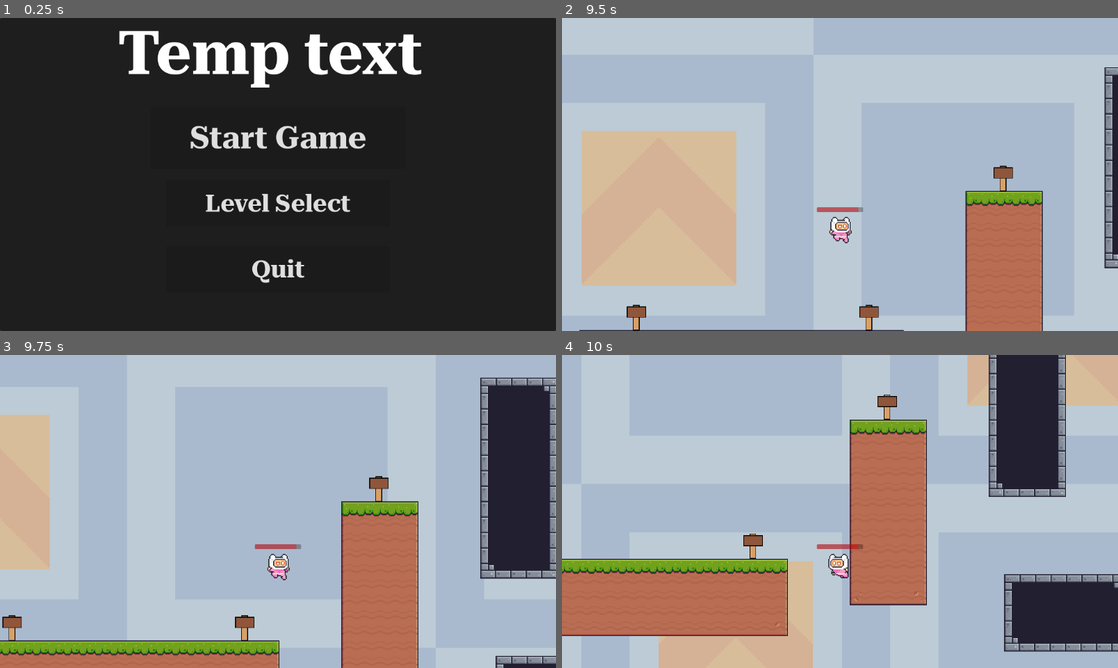
Above: before the commit, frames 1-4 (two rows, left to right).
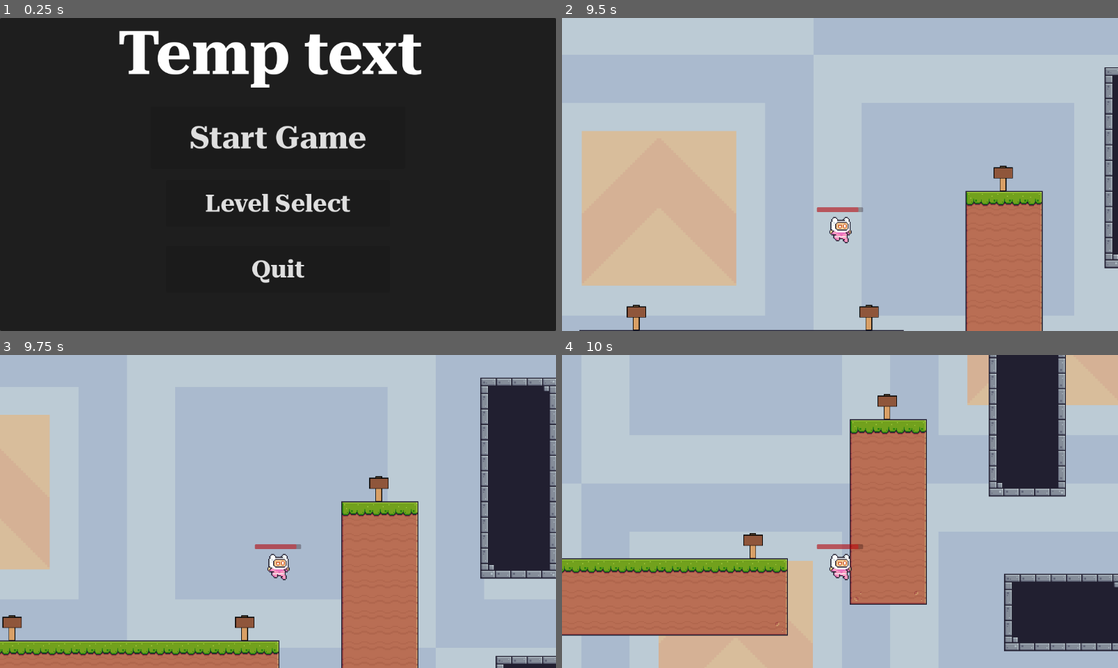
Above: after the commit, the same moments.

Repository: HiggloH/2d_platformer
Game: Godot game, scene res://Managers/Game/game_manager.tscn
The game is run twice, just before and just after one commit, with the same random seed, the same clock (stepped at 60 frames per second) and the same inputs.
Inputs (mouse positions are in pixels of both pictures, inside the frame that each line leads up to):
- Up to frame 1 (0.25 s): no input
- Up to frame 2 (9.5 s): click "Start Game" at 0.5 s; move the mouse to (962, 158) at 1.27 s; press the mouse at (962, 158) at 1.28 s; hold D (right) 1.28-2.78 s; tap Space (jump) at 1.52, 1.55, 1.82, 2.1, 2.27, 2.57, 3.05, 3.77, 4.07, 4.52, 4.55, 4.82, 5.1, 5.27, 5.57, 6.05, 6.77, 7.07, 7.52, 7.55, 7.82, 8.1, 8.27, 8.57, 9.05 s; move the mouse to (728, 190) at 2.02 s; release the mouse at (728, 190) at 2.03 s; click (728, 190) at 2.3 s; move the mouse to (895, 105) at 2.77 s; press the mouse at (895, 105) at 2.78 s; hold A (left) 2.78-3.53 s; move the mouse to (812, 237) at 3.52 s; release the mouse at (812, 237) at 3.53 s; hold D (right) 3.53-5.03 s; tap E (use) at 3.6, 6.6 s; click (812, 237) at 3.8 s; move the mouse to (1006, 221) at 4.27 s; press the mouse at (1006, 221) at 4.28 s; move the mouse to (673, 127) at 5.02 s; release the mouse at (673, 127) at 5.03 s; hold A (left) 5.03-5.78 s; click (673, 127) at 5.3 s; move the mouse to (867, 174) at 5.77 s; press the mouse at (867, 174) at 5.78 s; hold D (right) 5.78-6.53 s; move the mouse to (756, 96) at 6.52 s; release the mouse at (756, 96) at 6.53 s; hold A (left) 6.53-8.03 s; click (756, 96) at 6.8 s; move the mouse to (962, 158) at 7.27 s; press the mouse at (962, 158) at 7.28 s; move the mouse to (728, 190) at 8.02 s; release the mouse at (728, 190) at 8.03 s; hold D (right) from 8.03 s (still down); click (728, 190) at 8.3 s; move the mouse to (895, 105) at 8.77 s; press the mouse at (895, 105) at 8.78 s
- Up to frame 3 (9.75 s): keep holding D (right); move the mouse to (250, 574) at 9.52 s; release the mouse at (250, 574) at 9.53 s; tap E (use) at 9.6 s
- Up to frame 4 (10 s): keep holding D (right); tap Space (jump) at 9.77 s; click (812, 574) at 9.8 s

Frames 1-3 are identical in both runs. In frame 4, 2.3% of the frame differs, in the area x 0-100%, y 0-95%.

Commit message:
kinda hurt function

Diff:
--- a/Enemies/Boss/Skeleton/skeleton_boss.gd
+++ b/Enemies/Boss/Skeleton/skeleton_boss.gd
@@ -25,6 +25,7 @@
 var player_direction: int = 0
 
 var move_speed: int = 15000
+var health: int = 350
 
 func change_state(new_state: States):
 	velocity = Vector2.ZERO
@@ -77,7 +78,7 @@
 		change_state(States.Idle)
 
 func attack(delta: float):
-	#Move to the player
+	#Choose attack and move close to the player
 	pass
 
 func attack_2():
@@ -85,3 +86,10 @@
 
 func attack_1():
 	attack_area_1.monitorable = true
+
+func hurt(hurt_damage: int):
+	health -= hurt_damage
+	print(health)
+
+	if health <= 0:
+		queue_free()
--- a/Enemies/Boss/Skeleton/skeleton_boss.tscn
+++ b/Enemies/Boss/Skeleton/skeleton_boss.tscn
@@ -268,6 +268,10 @@
 
 [sub_resource type="RectangleShape2D" id="RectangleShape2D_2q0p0"]
 size = Vector2(41, 42)
+
+[sub_resource type="CapsuleShape2D" id="CapsuleShape2D_1hri2"]
+radius = 24.0
+height = 64.0
 
 [node name="SkeletonBoss" type="CharacterBody2D"]
 position = Vector2(2.08165e-12, 2.08165e-12)
@@ -325,3 +329,8 @@
 position = Vector2(0, 24)
 target_position = Vector2(40, 0)
 collision_mask = 4
+
+[node name="Hitbox" type="Area2D" parent="." groups=["Enemy_Hitbox"]]
+
+[node name="CollisionShape2D" type="CollisionShape2D" parent="Hitbox"]
+shape = SubResource("CapsuleShape2D_1hri2")
--- a/GlobalScripts/Save/Load.gd
+++ b/GlobalScripts/Save/Load.gd
@@ -2,7 +2,7 @@
 
 const SAVE_FILE_1 = "user://save_file_1.json"
 
-func load():
+func load_save_file():
 	var save_file = FileAccess.open(SAVE_FILE_1, FileAccess.READ)
 
 	if save_file != null:
--- a/Managers/Game/game_manager.gd
+++ b/Managers/Game/game_manager.gd
@@ -8,7 +8,7 @@
 var max_level = 2
 
 func _ready():
-	Load.load()
+	Load.load_save_file()
 
 	GlobalSignals.connect("change_level", change_level)
 	GlobalSignals.connect("return_to_menu", spawn_menu)
--- a/Player/Player_Controller.gd
+++ b/Player/Player_Controller.gd
@@ -26,7 +26,6 @@
 var damage: int = 10
 
 var current_state: States = States.Idle
-var last_state: States
 
 #Barn referencer
 @onready var sprite_anim: AnimatedSprite2D = $AnimatedSprite2D
@@ -51,13 +50,12 @@
 	if new_state == States.WallJumping:
 		velocity.x = 0
 
-	last_state = current_state
 	current_state = new_state
 
 func _physics_process(delta):
 	if not is_on_floor() and not is_on_wall():
 		if current_state != States.Falling:
-			if current_state != States.Jumping and current_state != States.WallJumping:
+			if current_state != States.Jumping or current_state == States.WallJumping:
 				change_state(States.Falling)
 
 	if !ignore_wall:
@@ -108,7 +106,7 @@
 		#move the sword pos the follow the sprite flip
 		sword_pos.position.x = -8
 
-	if current_state == States.Falling and last_state != States.WallJumping:
+	if current_state == States.Falling:
 		sprite_anim.play("Falling")
 	elif current_state == States.WallJumping:
 		sprite_anim.play("Wall_Jump")
@@ -185,7 +183,10 @@
 		ignore_wall = true
 
 	if area.is_in_group("Enemy_Hitbox"):
-		area.get_parent().hurt(damage)
+		if area.get_parent().hurt(damage):
+			area.get_parent().hurt(damage)
+		else:
+			print("Area does not have a hurt function")
 
 		#Lauch player up after bounsing on ememy
 		jump_ready = true
--- a/Player/Weapons/sword_controller.gd
+++ b/Player/Weapons/sword_controller.gd
@@ -35,4 +35,7 @@
 
 func _on_area_2d_area_entered(area: Area2D):
 	if area.is_in_group("Enemy_Hitbox"):
-		area.get_parent().hurt(damage)
+		if area.get_parent().has_method("Hurt"):
+			area.get_parent().hurt(damage)
+		else:
+			print("Area does not have a hurt function")
Not shown: 1 places in Enemies/Boss/Skeleton/skeleton_boss.tscn that only renumber resources
